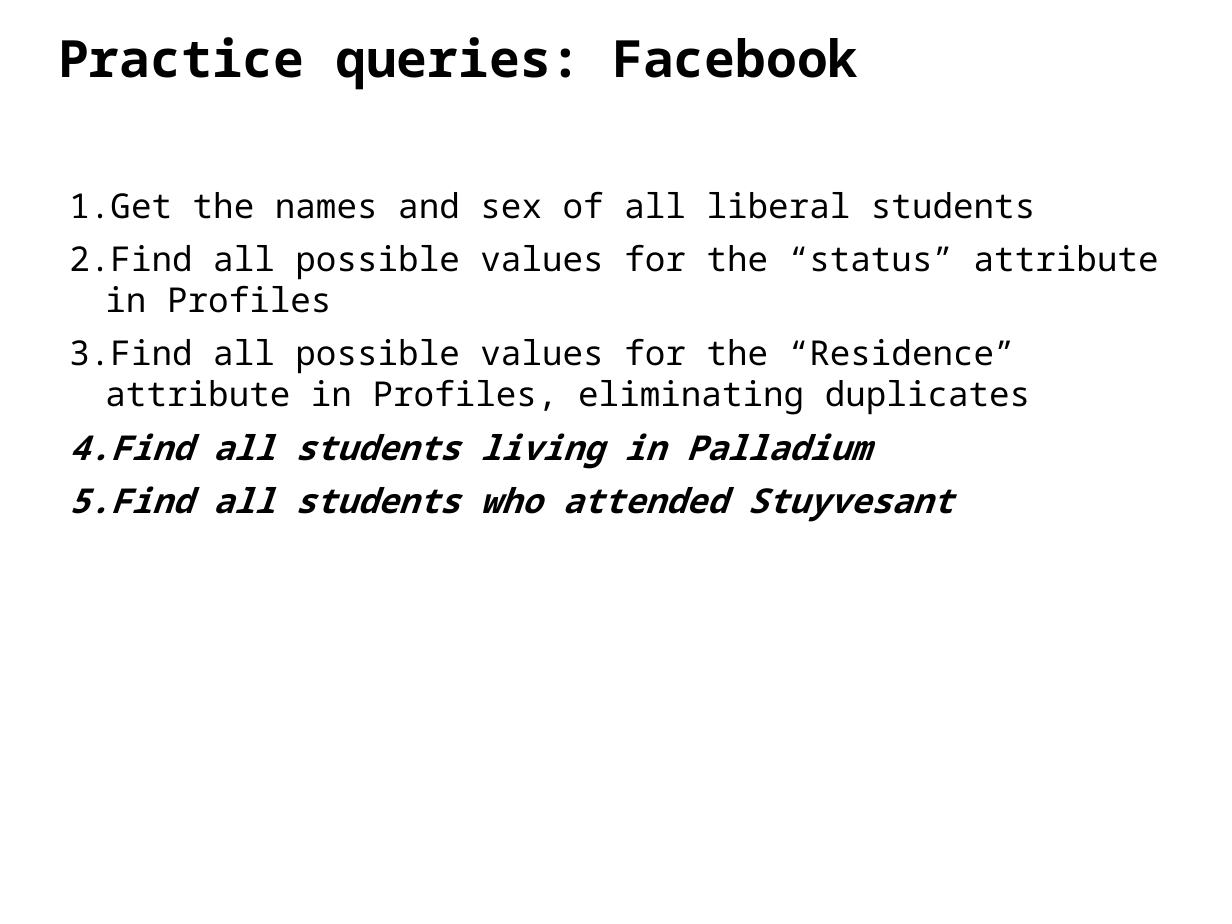
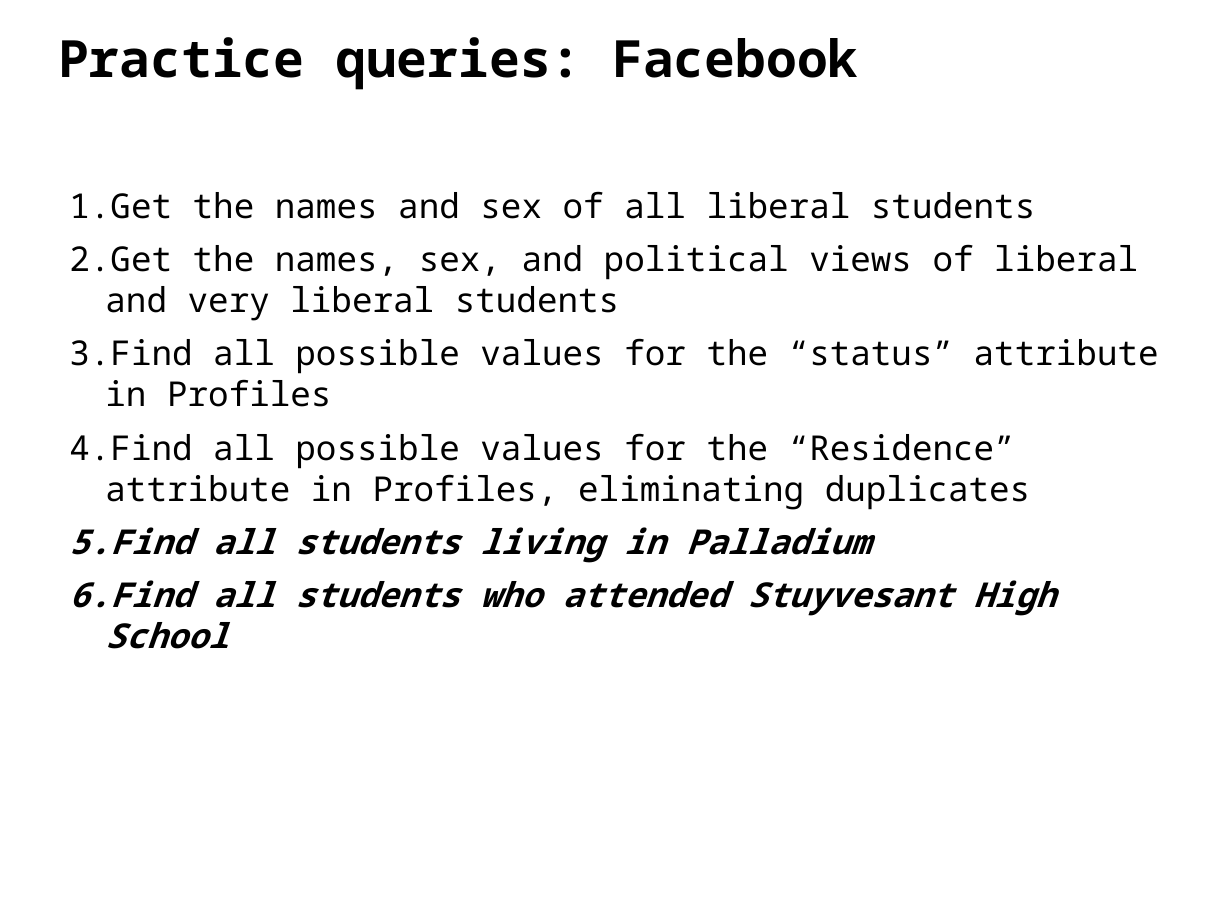
Before and after one commit to Serene1307/dealing_with_data, a slide deck: slide 21 of 3-SQL/C-SQL.pptx. Drawn at 1232x924 pixels with LibreOffice and Linux fonts; fonts in the diff are those of the drawing. Boxes give left, top, right and bottom in pixels: in the first picture for what was removed or moved away, otherwise in the second. Text is boxed around its words. In the diff, an @@ line names an element or a change of style, - is before the commit and + after.

```diff
--- a/3-SQL/C-SQL.pptx
+++ b/3-SQL/C-SQL.pptx
@@ text at (x1=69, y1=244, x2=1138, y2=321): paragraph added @@
+2. Get the names, sex, and political views of liberal and very liberal students
@@ text at (x1=69, y1=580, x2=1056, y2=649): text changed @@
-5. Find all students who attended Stuyvesant
+6. Find all students who attended Stuyvesant High School
```
Also in this commit, not shown: 2 other slides changed, 3 slides added, 1 other file.
